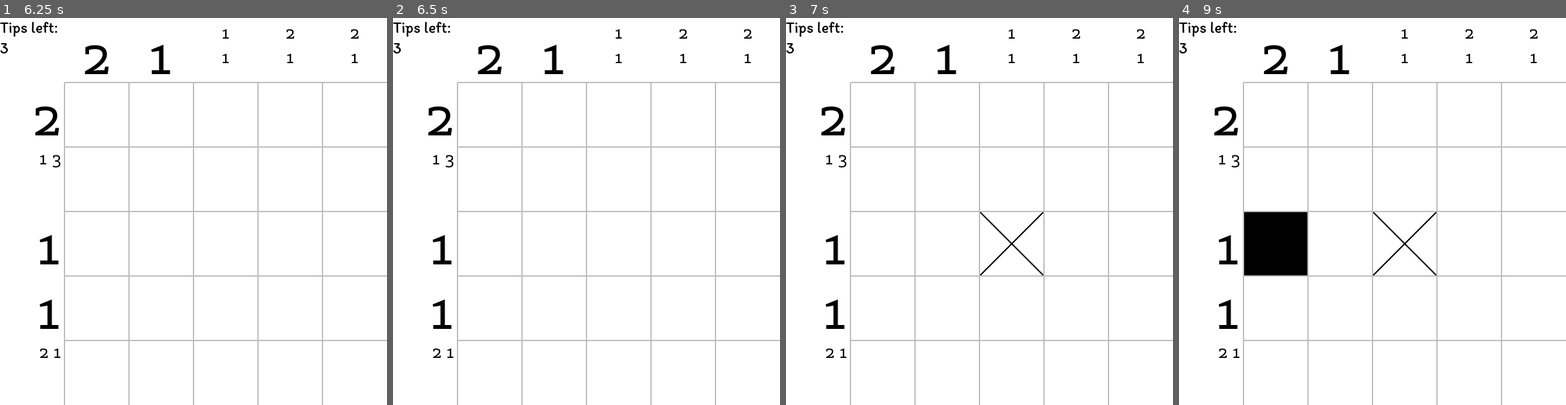
Above: before the commit, frames 1-4 (left to right).
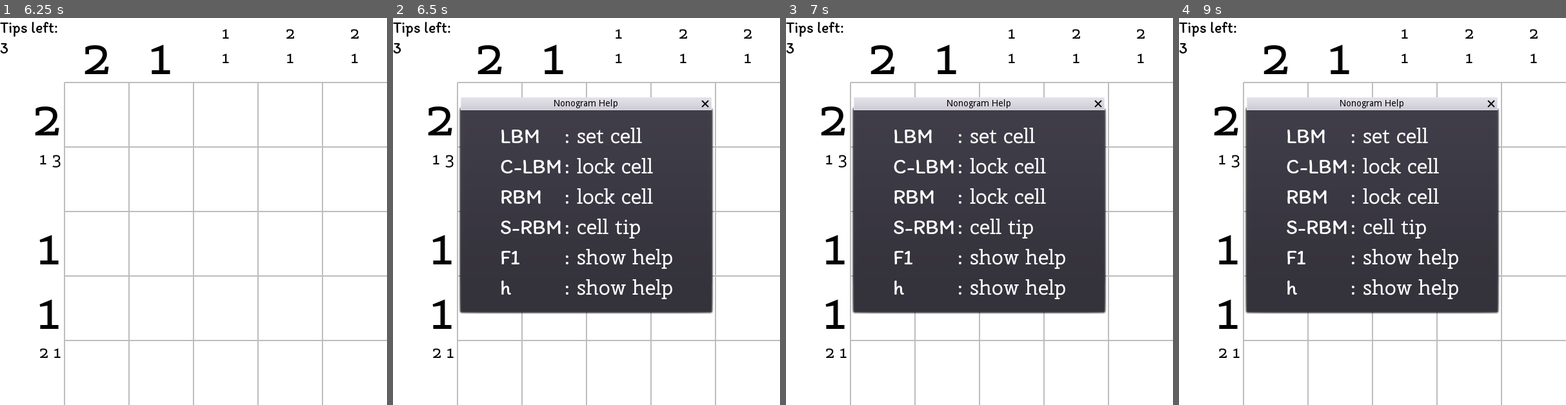
Above: after the commit, the same moments.

Repository: cacilhas/nonogram
Game: Godot game, scene res://Menu.tscn
Same seed, same stepped clock (60 frames per second), same inputs: the game is played once before the commit and once after it.
Inputs (mouse positions are in pixels of both pictures, inside the frame that each line leads up to):
- Up to frame 1 (6.25 s): click "Start New Game" at 0.5 s; tap Enter at 1.25, 2.75, 4.25 s; move the mouse to (224, 242) at 1.27 s; hold Right 1.28-2.03 s; hold Ctrl 1.28-2.03 s; click (224, 242) at 1.42 s; tap Space at 2, 3.5, 5.75 s; move the mouse to (116, 230) at 2.02 s; tap Shift at 2.1, 3.6, 5.85 s; move the mouse to (232, 126) at 2.77 s; hold Ctrl 2.78-3.53 s; hold Right 2.78-4.28 s; move the mouse to (174, 288) at 3.52 s; click (174, 288) at 3.67 s; move the mouse to (309, 269) at 4.27 s; hold Ctrl 4.28-5 s; tap Escape (ui_cancel) at 4.9 s; click "Start New Game" at 5 s; move the mouse to (77, 153) at 5.77 s
- Up to frame 2 (6.5 s): tap H (ui_help, bound only after the commit) at 6.4 s
- Up to frame 3 (7 s): move the mouse to (998, 211) at 6.52 s; hold Ctrl from 6.53 s (still down); click (998, 211) at 6.67 s
- Up to frame 4 (9 s): move the mouse to (1314, 114) at 7.27 s; release Ctrl at 7.28 s; hold Right from 7.28 s (still down); tap Shift at 7.35, 8.85 s; move the mouse to (1457, 192) at 8.02 s; hold Ctrl 8.03-8.78 s; move the mouse to (1295, 230) at 8.77 s; click (1295, 230) at 8.92 s

Frame 1 is identical in both runs. In frame 2, 35% of the frame differs, in the area x 17-83%, y 20-77%; in frame 3, 35%; in frame 4, 35%, in the area x 16-83%, y 20-77%.

Commit message:
add help dialog

Diff:
--- a/Global.gd
+++ b/Global.gd
@@ -6,6 +6,7 @@
 var size := 5
 var version := 1
 
+onready var help: WindowDialog = $Help
 onready var label_template: Label = $LabelTemplate
 
 
--- a/Global.tscn
+++ b/Global.tscn
@@ -1,9 +1,18 @@
-[gd_scene load_steps=4 format=2]
+[gd_scene load_steps=7 format=2]
 
 [ext_resource path="res://Global.gd" type="Script" id=1]
 [ext_resource path="res://assets/cherry-swash.ttf" type="DynamicFontData" id=2]
+[ext_resource path="res://assets/itim.ttf" type="DynamicFontData" id=3]
 
 [sub_resource type="DynamicFont" id=1]
+font_data = ExtResource( 2 )
+
+[sub_resource type="DynamicFont" id=2]
+size = 32
+font_data = ExtResource( 3 )
+
+[sub_resource type="DynamicFont" id=3]
+size = 32
 font_data = ExtResource( 2 )
 
 [node name="Global" type="Node"]
@@ -20,3 +29,168 @@
 __meta__ = {
 "_edit_use_anchors_": false
 }
+
+[node name="Help" type="WindowDialog" parent="."]
+anchor_left = 0.5
+anchor_top = 0.5
+anchor_right = 0.5
+anchor_bottom = 0.5
+margin_left = -194.5
+margin_top = -156.5
+margin_right = 194.5
+margin_bottom = 156.5
+window_title = "Nonogram Help"
+__meta__ = {
+"_edit_use_anchors_": false
+}
+
+[node name="GridContainer" type="GridContainer" parent="Help"]
+anchor_left = 0.5
+anchor_top = 0.5
+anchor_right = 0.5
+anchor_bottom = 0.5
+margin_left = -134.0
+margin_top = -139.0
+margin_right = 134.0
+margin_bottom = 139.0
+columns = 3
+__meta__ = {
+"_edit_use_anchors_": false
+}
+
+[node name="Label" type="Label" parent="Help/GridContainer"]
+margin_top = 2.0
+margin_right = 96.0
+margin_bottom = 41.0
+custom_fonts/font = SubResource( 2 )
+text = "LBM"
+
+[node name="Label2" type="Label" parent="Help/GridContainer"]
+margin_left = 100.0
+margin_top = 2.0
+margin_right = 115.0
+margin_bottom = 41.0
+custom_fonts/font = SubResource( 2 )
+text = ": "
+
+[node name="Label3" type="Label" parent="Help/GridContainer"]
+margin_left = 119.0
+margin_right = 268.0
+margin_bottom = 43.0
+custom_fonts/font = SubResource( 3 )
+text = "set cell"
+
+[node name="Label4" type="Label" parent="Help/GridContainer"]
+margin_top = 49.0
+margin_right = 96.0
+margin_bottom = 88.0
+custom_fonts/font = SubResource( 2 )
+text = "C-LBM"
+
+[node name="Label5" type="Label" parent="Help/GridContainer"]
+margin_left = 100.0
+margin_top = 49.0
+margin_right = 115.0
+margin_bottom = 88.0
+custom_fonts/font = SubResource( 2 )
+text = ": "
+
+[node name="Label6" type="Label" parent="Help/GridContainer"]
+margin_left = 119.0
+margin_top = 47.0
+margin_right = 268.0
+margin_bottom = 90.0
+custom_fonts/font = SubResource( 3 )
+text = "lock cell"
+
+[node name="Label7" type="Label" parent="Help/GridContainer"]
+margin_top = 96.0
+margin_right = 96.0
+margin_bottom = 135.0
+custom_fonts/font = SubResource( 2 )
+text = "RBM"
+
+[node name="Label8" type="Label" parent="Help/GridContainer"]
+margin_left = 100.0
+margin_top = 96.0
+margin_right = 115.0
+margin_bottom = 135.0
+custom_fonts/font = SubResource( 2 )
+text = ": "
+
+[node name="Label9" type="Label" parent="Help/GridContainer"]
+margin_left = 119.0
+margin_top = 94.0
+margin_right = 268.0
+margin_bottom = 137.0
+custom_fonts/font = SubResource( 3 )
+text = "lock cell"
+
+[node name="Label10" type="Label" parent="Help/GridContainer"]
+margin_top = 143.0
+margin_right = 96.0
+margin_bottom = 182.0
+custom_fonts/font = SubResource( 2 )
+text = "S-RBM"
+
+[node name="Label11" type="Label" parent="Help/GridContainer"]
+margin_left = 100.0
+margin_top = 143.0
+margin_right = 115.0
+margin_bottom = 182.0
+custom_fonts/font = SubResource( 2 )
+text = ": "
+
+[node name="Label12" type="Label" parent="Help/GridContainer"]
+margin_left = 119.0
+margin_top = 141.0
+margin_right = 268.0
+margin_bottom = 184.0
+custom_fonts/font = SubResource( 3 )
+text = "cell tip"
+
+[node name="Label13" type="Label" parent="Help/GridContainer"]
+margin_top = 190.0
+margin_right = 96.0
+margin_bottom = 229.0
+custom_fonts/font = SubResource( 2 )
+text = "F1"
+
+[node name="Label14" type="Label" parent="Help/GridContainer"]
+margin_left = 100.0
+margin_top = 190.0
+margin_right = 115.0
+margin_bottom = 229.0
+custom_fonts/font = SubResource( 2 )
+text = ": "
+
+[node name="Label15" type="Label" parent="Help/GridContainer"]
+margin_left = 119.0
+margin_top = 188.0
+margin_right = 268.0
+margin_bottom = 231.0
+custom_fonts/font = SubResource( 3 )
+text = "show help"
+
+[node name="Label16" type="Label" parent="Help/GridContainer"]
+margin_top = 237.0
+margin_right = 96.0
+margin_bottom = 276.0
+custom_fonts/font = SubResource( 2 )
+text = "h"
+
+[node name="Label17" type="Label" parent="Help/GridContainer"]
+margin_left = 100.0
+margin_top = 237.0
+margin_right = 115.0
+margin_bottom = 276.0
+custom_fonts/font = SubResource( 2 )
+text = ": "
+
+[node name="Label18" type="Label" parent="Help/GridContainer"]
+margin_left = 119.0
+margin_top = 235.0
+margin_right = 268.0
+margin_bottom = 278.0
+custom_fonts/font = SubResource( 3 )
+text = "show help"
--- a/Main.gd
+++ b/Main.gd
@@ -5,12 +5,14 @@
 var cell_size: float
 
 onready var board: ColorRect = $Board
+onready var help: WindowDialog = Global.help.duplicate()
 onready var maze: Maze = Maze.new(Global.size)
 onready var tips: Label = $Tips/Label
 onready var victory: Label = $Victory/Label
 
 
 func _ready() -> void:
+	add_child(help)
 	maze.build()
 	board.maze = maze
 	cell_size = 500 / Global.size
@@ -47,6 +49,8 @@
 
 
 func _input(_event: InputEvent) -> void:
+	if Input.is_action_just_pressed("ui_help"):
+		help.popup()
 	if Input.is_action_just_pressed("ui_cancel"):
 		get_tree().change_scene("res://Menu.tscn")
 
--- a/Menu.gd
+++ b/Menu.gd
@@ -1,11 +1,13 @@
 extends Control
 
+onready var help: WindowDialog = Global.help.duplicate()
 onready var small_size_box = $Settings/SmallSizeBox
 onready var medium_size_box = $Settings/MediumSizeBox
 onready var large_size_box = $Settings/LargeSizeBox
 
 
 func _ready() -> void:
+	add_child(help)
 	match Global.size:
 		10:
 			medium_size_box.pressed = true
@@ -18,6 +20,8 @@
 
 
 func _input(_event: InputEvent) -> void:
+	if Input.is_action_just_pressed("ui_help"):
+		help.popup()
 	if Input.is_action_just_pressed("ui_cancel"):
 		Global.save()
 		get_tree().quit()
--- a/project.godot
+++ b/project.godot
@@ -61,6 +61,12 @@
 , Object(InputEventKey,"resource_local_to_scene":false,"resource_name":"","device":0,"alt":false,"shift":false,"control":false,"meta":false,"command":false,"pressed":false,"scancode":16777353,"unicode":0,"echo":false,"script":null)
  ]
 }
+ui_help={
+"deadzone": 0.5,
+"events": [ Object(InputEventKey,"resource_local_to_scene":false,"resource_name":"","device":0,"alt":false,"shift":false,"control":false,"meta":false,"command":false,"pressed":false,"scancode":72,"unicode":0,"echo":false,"script":null)
+, Object(InputEventKey,"resource_local_to_scene":false,"resource_name":"","device":0,"alt":false,"shift":false,"control":false,"meta":false,"command":false,"pressed":false,"scancode":16777244,"unicode":0,"echo":false,"script":null)
+ ]
+}
 
 [physics]
 
